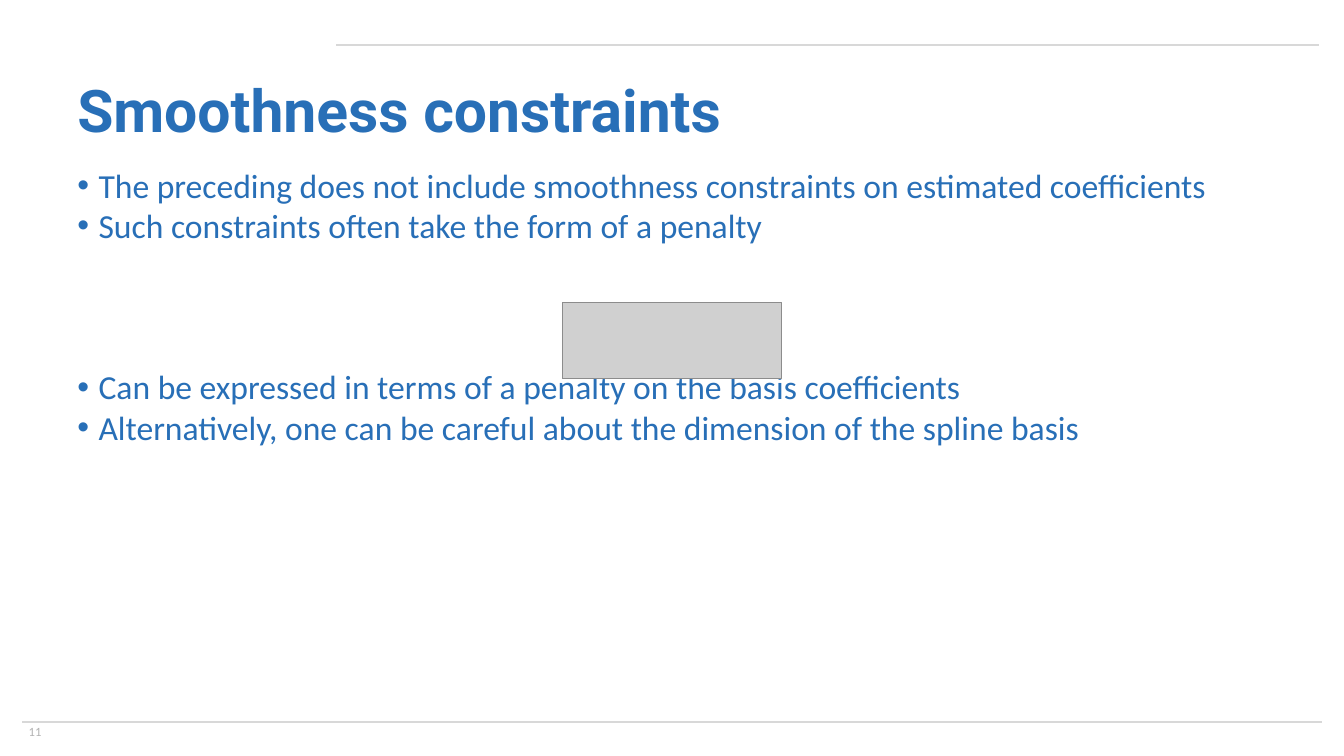
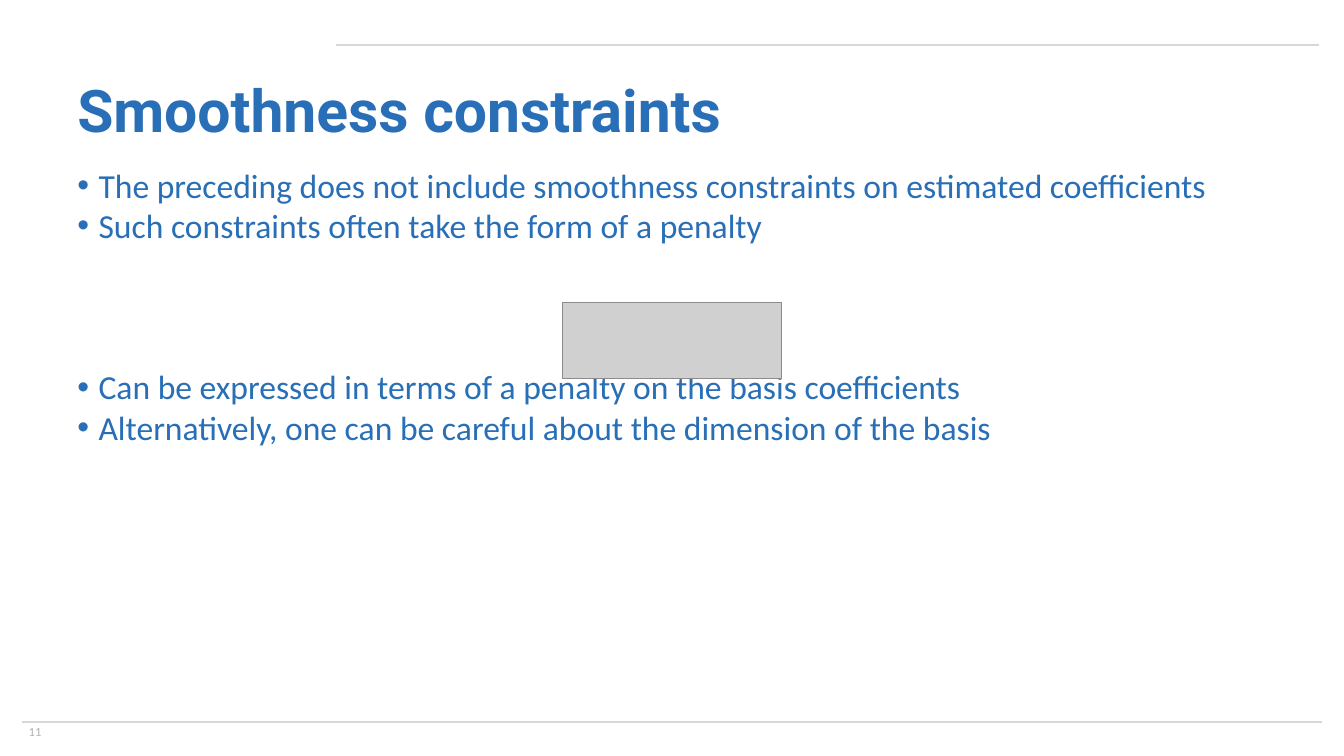
Before and after one commit to jeff-goldsmith/ENAR2021, a slide deck: slide 11 of SlidesPPT/ShortCourse_FoSR.pptx. Drawn at 1344x756 pixels with LibreOffice and Linux fonts; fonts in the diff are those of the drawing; grey boxes stand for pictures; background and template pictures are left out. Boxes give left, top, right and bottom in pixels: in the first picture for what was removed or moved away, otherwise in the second. Text is boxed around its words. In the diff, an @@ line names an element or a change of style, - is before the commit and + after.

```diff
--- a/SlidesPPT/ShortCourse_FoSR.pptx
+++ b/SlidesPPT/ShortCourse_FoSR.pptx
@@ text at bbox=[99, 416, 991, 446]: text changed @@
-• Alternatively, one can be careful about the dimension of the spline basis
+• Alternatively, one can be careful about the dimension of the basis
```
Also in this commit, not shown: 1 other slide changed, 1 other file.
